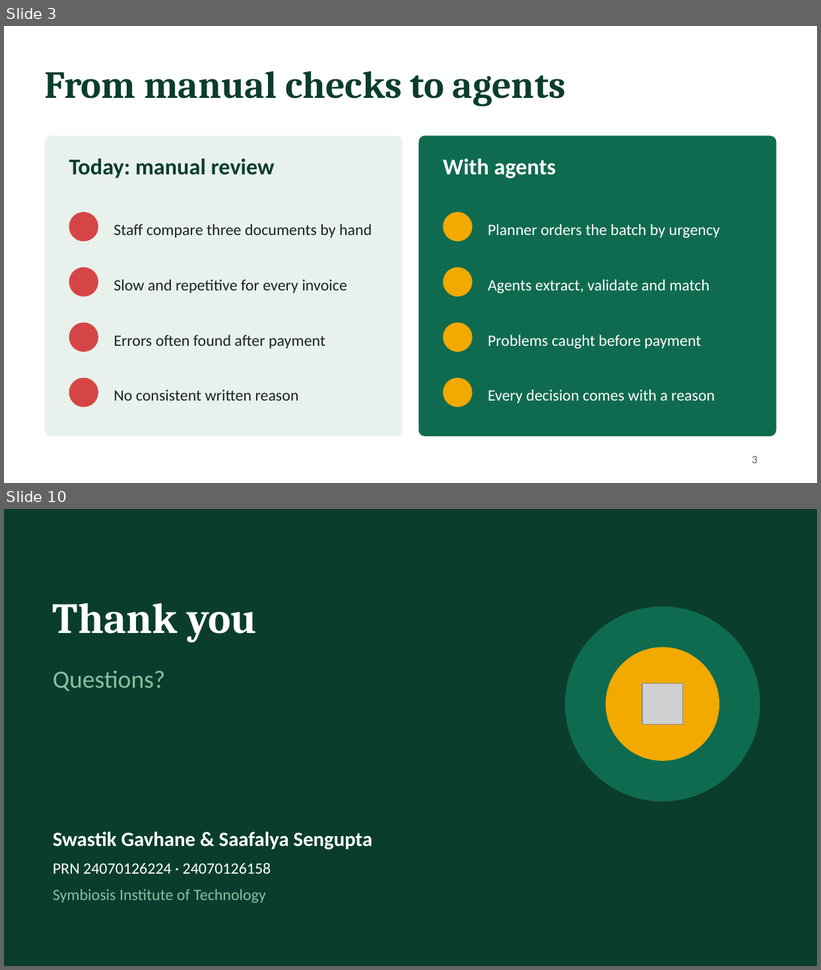
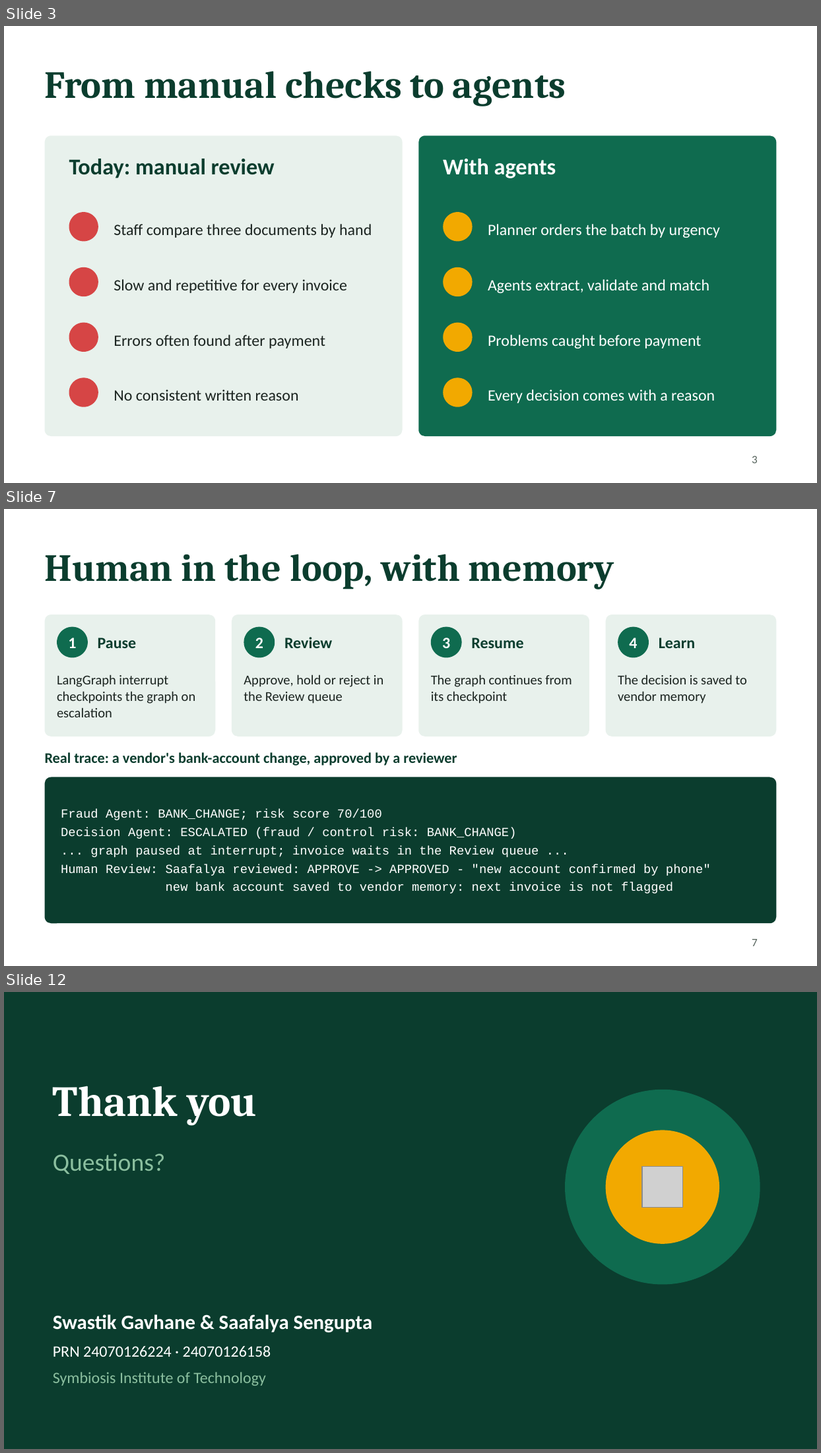
Before and after one commit to Saafalya/invoice_agents, a slide deck: docs/FAAISaafalyaSengupta158.pptx. Shown one above the other, each under a label of ours: slides 3 and 10 before the commit, slides 3, 7 and 12 after it; the slides between them are not shown. The pictures are 821x970 and 821x1453 pixels, drawn with LibreOffice and Linux fonts; fonts in the diff are those of the drawing; grey boxes stand for pictures; background and template pictures are left out. Boxes give left, top, right and bottom in pixels: in the first picture for what was removed or moved away, otherwise in the second. Text is boxed around its words. In the diff, an @@ line names an element or a change of style, - is before the commit and + after.

```diff
--- a/docs/FAAISaafalyaSengupta158.pptx
+++ b/docs/FAAISaafalyaSengupta158.pptx
@@ slide 7 added at [4, 509, 817, 966], background #FFFFFF @@
@@ title added at [45, 554, 614, 590], 34 pt, text #0B3D2E, bold @@
+Human in the loop, with memory
@@ rounded rectangle added at [45, 615, 215, 737], fill #E8F1EC @@
@@ ellipse added at [57, 627, 88, 657], fill #0F6B4F @@
@@ rounded rectangle added at [232, 615, 403, 737], fill #E8F1EC @@
@@ ellipse added at [244, 627, 275, 657], fill #0F6B4F @@
@@ rounded rectangle added at [418, 615, 589, 737], fill #E8F1EC @@
@@ ellipse added at [431, 627, 462, 657], fill #0F6B4F @@
@@ rounded rectangle added at [606, 615, 776, 737], fill #E8F1EC @@
@@ ellipse added at [618, 627, 649, 657], fill #0F6B4F @@
@@ text added at [68, 638, 76, 648], 14 pt, text #FFFFFF, bold @@
+1
@@ text added at [98, 638, 137, 648], 14 pt, text #0B3D2E, bold @@
+Pause
@@ text added at [255, 638, 263, 648], 14 pt, text #FFFFFF, bold @@
+2
@@ text added at [284, 637, 332, 648], 14 pt, text #0B3D2E, bold @@
+Review
@@ text added at [442, 638, 450, 648], 14 pt, text #FFFFFF, bold @@
+3
@@ text added at [471, 638, 523, 648], 14 pt, text #0B3D2E, bold @@
+Resume
@@ text added at [629, 638, 637, 648], 14 pt, text #FFFFFF, bold @@
+4
@@ text added at [659, 638, 695, 648], 14 pt, text #0B3D2E, bold @@
+Learn
@@ text added at [57, 675, 196, 718], 12 pt, text #1B2420 @@
+LangGraph interrupt checkpoints the graph on escalation
@@ text added at [244, 675, 384, 704], 12 pt, text #1B2420 @@
+Approve, hold or reject in the Review queue
@@ text added at [431, 675, 572, 704], 12 pt, text #1B2420 @@
+The graph continues from its checkpoint
@@ text added at [618, 675, 747, 704], 12 pt, text #1B2420 @@
+The decision is saved to vendor memory
@@ text added at [45, 753, 457, 766], 13 pt, text #0B3D2E, bold @@
+Real trace: a vendor's bank-account change, approved by a reviewer
@@ rounded rectangle added at [45, 778, 776, 923], fill #0B3D2E @@
@@ text added at [61, 809, 711, 894], 11 pt, text #FFFFFF @@
+Fraud Agent: BANK_CHANGE; risk score 70/100
+Decision Agent: ESCALATED (fraud / control risk: BANK_CHANGE)
+... graph paused at interrupt; invoice waits in the Review queue ...
+Human Review: Saafalya reviewed: APPROVE -> APPROVED - "new account confirmed by phone"
+new bank account saved to vendor memory: next invoice is not flagged
@@ page number added at [752, 939, 758, 947], 10 pt, text #55635C @@
+7
@@ what was slide 10 is now slide 12 @@
```
Also in this commit, not shown: 6 slides changed, 1 other slide added, 19 other files.
